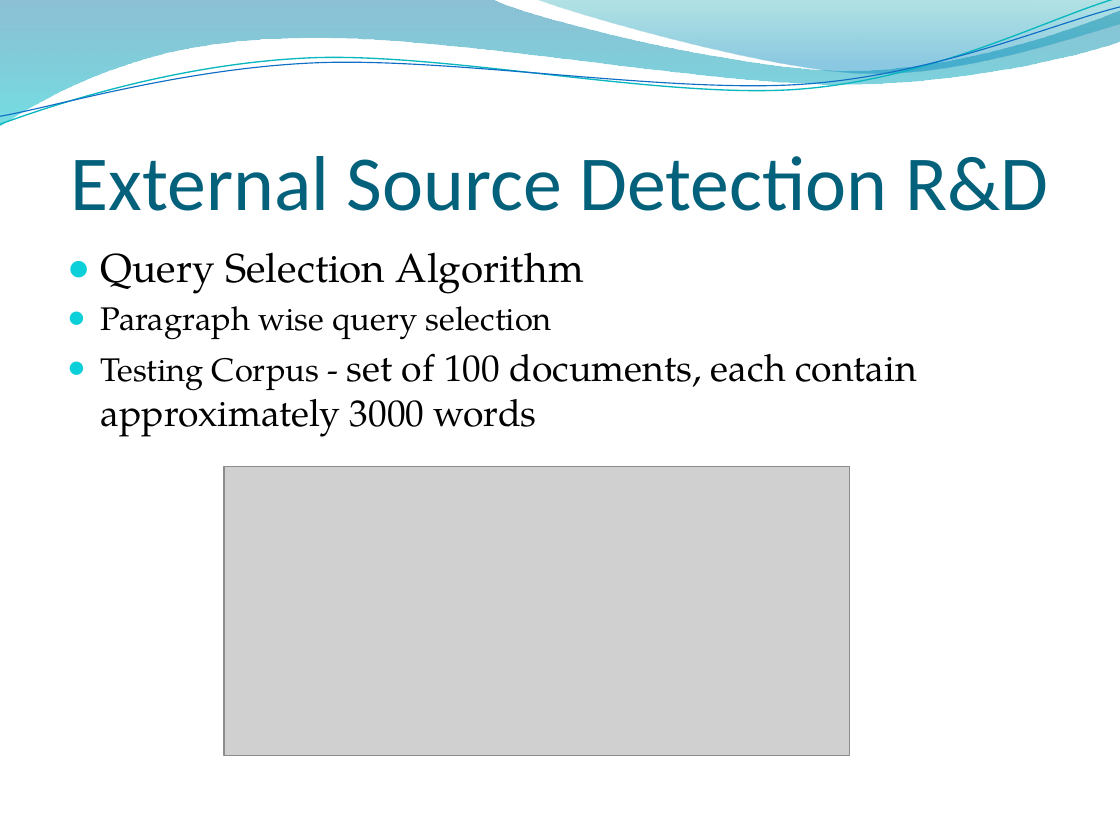
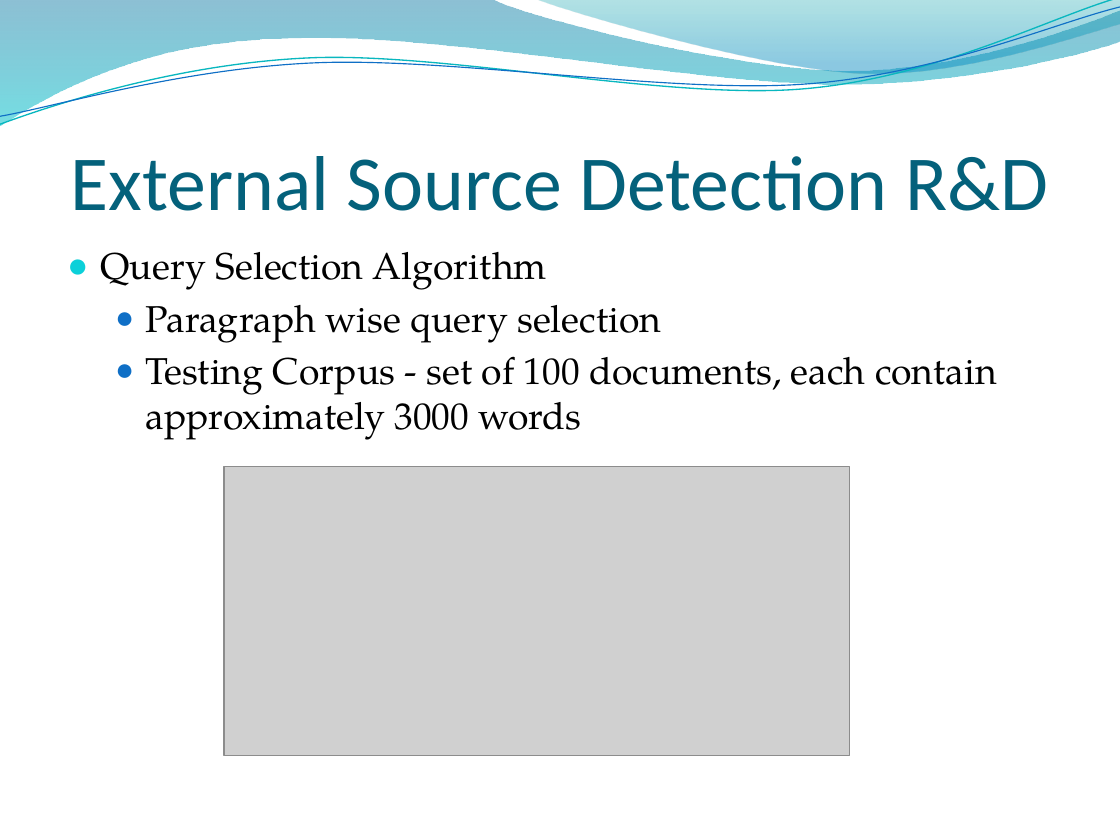
Before and after one commit to rohan501206/project-plagiabust, a slide deck: slide 20 of project docs/Final Presentation.pptx (slide 19 before the commit). Drawn at 1120x840 pixels with LibreOffice and Linux fonts; fonts in the diff are those of the drawing; grey boxes stand for pictures; background and template pictures are left out. Boxes give left, top, right and bottom in pixels: in the first picture for what was removed or moved away, otherwise in the second. Text is boxed around its words. In the diff, an @@ line names an element or a change of style, - is before the commit and + after.

```diff
--- a/project docs/Final Presentation.pptx
+++ b/project docs/Final Presentation.pptx
@@ text "Query Selection Algorithm" at (101,252,997,440): size 26 to 24 pt in "Query Selection Algorithm"; size 21 to 24 pt in "Paragraph wise query selection", "Testing Corpus -"; list level 1 to 2 in "Paragraph wise query selection"; bullet colour #0BD0D9 to #0F6FC6; list level 1 to 2 in "Testing Corpus - set of ..." @@
```
Also in this commit, not shown: 6 other slides changed, 1 slide added.
